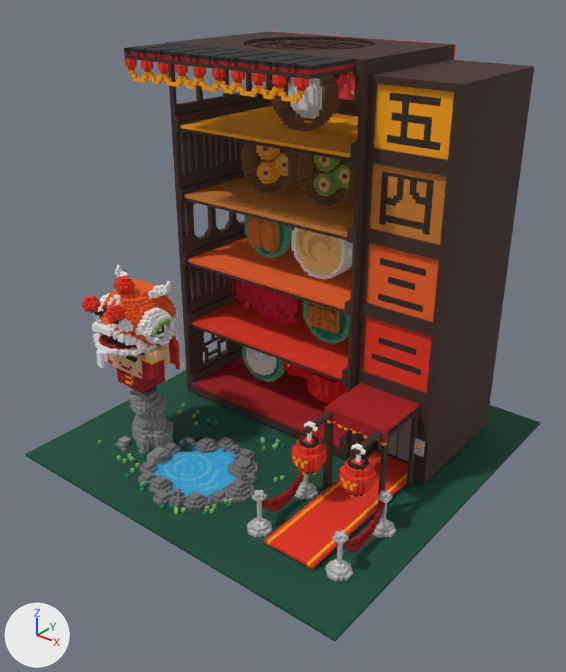
The FBX model Assets/Models/Select_Stage/Select_Stage/Select_Stage.fbx: old version first, new version second.
The view is the same before and after, from a 50 mm lens placed at (1.4, -1.8, 1.5), pointed at (0.03, -0.09, 0.44). The axes (+X, +Y, +Z) are drawn at lower left. The lights are the same throughout. Where no turn or scale is listed for an object, it has been applied to the vertices. Vertices at the same position are counted once.

In view in the first picture: 'Select_Stage:Mesh'.
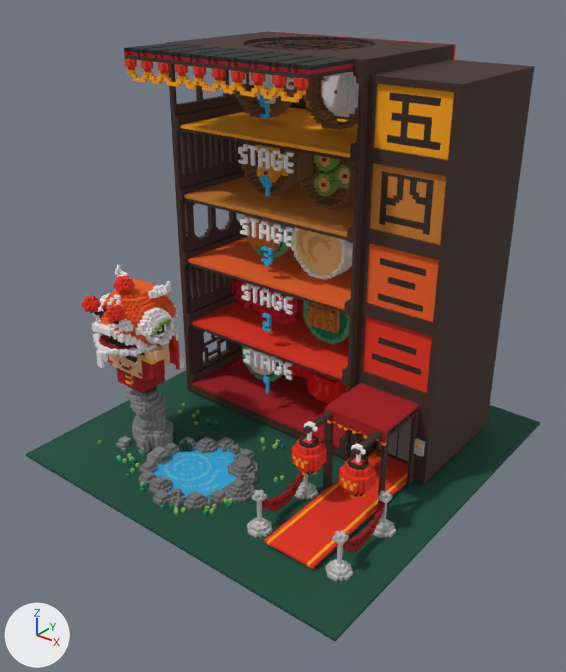
Boxes [x1, y1, x2, y2] around the edits, measured in the pictures (566 x 672 px):
```json
{"part": 1, "of": "me_mesh", "change": "built on", "before": [182, 75, 358, 154], "after": [233, 42, 360, 394]}
```

The change, as JSON lines over the scene's bpy script:
```json
{"block": "me_mesh", "where": "# used by ob_select_stage_mesh; location = (0.0, 0.0, 0.0)"}
{"op": "remove", "block": "me_mesh", "code": "me_mesh.from_pydata(...)  # 14907 vertices, 31098 faces; spans x -0.63..0.63, y -0.63..0.63, z 0.0..1.26"}
{"op": "add", "block": "me_mesh", "code": "me_mesh.from_pydata(...)  # 16199 vertices, 33698 faces; spans x -0.63..0.63, y -0.63..0.63, z 0.0..1.26"}
{"block": "me_mesh", "change": "me_mesh part 1: 11 vertices moved from x -0.23..-0.04, y 0.18..0.25, z 1.08..1.17 to x -0.26..0.01, y 0.18..0.25, z 1.08..1.17; 481 vertices removed from x -0.32..0.03, y 0.18..0.25, z 1.01..1.24; 1773 vertices added at x -0.39..0.11, y 0.02..0.25, z 0.13..1.24"}
```
